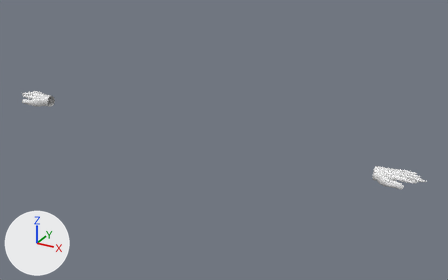
One commit to the Blender file Anime-Character/Final-Little-Body.blend: the scene before it, then after it.
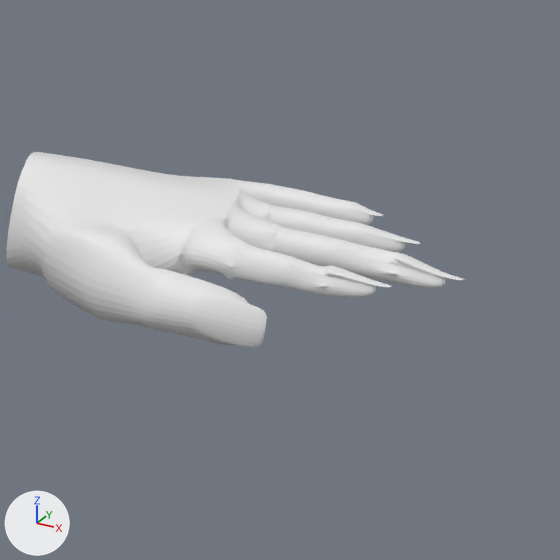
The first picture shows the older version from a 50 mm lens placed at (0.702, -1.12, 1.576), pointed at (0.073, 0.024, 1.004). The close-ups show the older and then the newer version on the part from 83% to 98% of the width and 53% to 77% of the height of that picture. Only the edits that show in the close-ups are written down. Lighting does not change. The marker at lower left points along +X, +Y and +Z.

The first close-up shows 'Hand'.
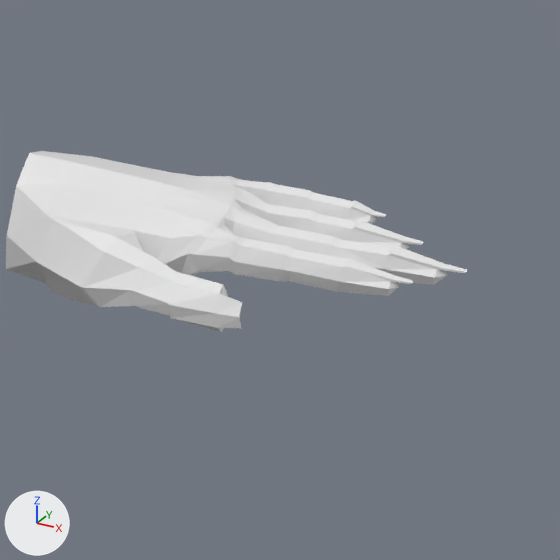
Pixel boxes (x1, y1, x2, y2) of what changed, in the close-ups (560 x 560 px; the box of a moved part takes in the faces that stretch with it):
```json
{"object": "Hand", "change": "reshaped, modifiers changed", "before": [6, 152, 464, 347], "after": [6, 151, 467, 332], "on screen": "7% shorter"}
{"part": 1, "of": "me_circle_003", "change": "moved or reshaped", "before": [35, 160, 464, 347], "after": [36, 157, 467, 332]}
```

Edits to the scene script, one JSON object a line:
```json
{"block": "me_circle_003", "where": "# used by ob_hand; location = (0.0, 0.0, 0.0); scale = (0.0258, 0.0258, 0.0258)"}
{"op": "remove", "block": "me_circle_003", "code": "me_circle_003.from_pydata(...)  # 415 vertices, 402 faces, 6 loose edges; spans x 16.63..20.63, y -1.58..0.81, z 38.86..39.97"}
{"op": "add", "block": "me_circle_003", "code": "me_circle_003.from_pydata(...)  # 432 vertices, 425 faces; spans x 16.63..20.64, y -1.39..0.82, z 38.86..39.97"}
{"block": "me_circle_003", "change": "me_circle_003 part 1"}
{"block": "me_circle_003", "change": "33 faces are deleted"}
{"block": "me_circle_003", "change": "6 loose edges are deleted"}
{"block": "me_circle_003", "change": "11 vertices in x 19.45..20.15, y 0.22..0.75, z 39.76..39.86 move by (0.02, 0.0, 0.01)"}
{"block": "me_circle_003", "change": "7 vertices in x 19.45..20.14, y 0.34..0.77, z 39.75..39.87 move by (0.01, 0.0, 0.0)"}
{"block": "me_circle_003", "change": "5 vertices in x 18.4..20.14, y -0.65..0.73, z 39.49..39.79 move by (0.02, 0.0, 0.0)"}
{"block": "me_circle_003", "change": "4 vertices in x 18.34..18.61, y -0.08..0.6, z 39.86..39.92 move by (0.0, 0.0, 0.01)"}
{"block": "me_circle_003", "change": "4 vertices in x 19.14..19.22, y -0.54..-0.41, z 39.51..39.79 move by (0.0, 0.04, 0.05)"}
{"block": "me_circle_003", "change": "4 vertices in x 19.93, y -0.62..-0.46, z 39.57..39.71 move by (0.15, 0.06, 0.05)"}
{"block": "me_circle_003", "change": "210 vertices move from x 17.03..20.63, y -1.58..0.81, z 38.96..39.95 to x 17.1..20.64, y -1.39..0.82, z 38.97..39.95"}
{"block": "me_circle_003", "change": "17 vertices are added at x 17.34..18.49, y -1.11..0.8, z 39.02..39.97"}
{"block": "me_circle_003", "change": "56 new faces join them"}
{"op": "remove", "block": "ob_hand", "code": "_m = ob_hand.modifiers.new('Subdivision', 'SUBSURF')"}
{"op": "remove", "block": "ob_hand", "code": "_m.levels = 5"}
```
